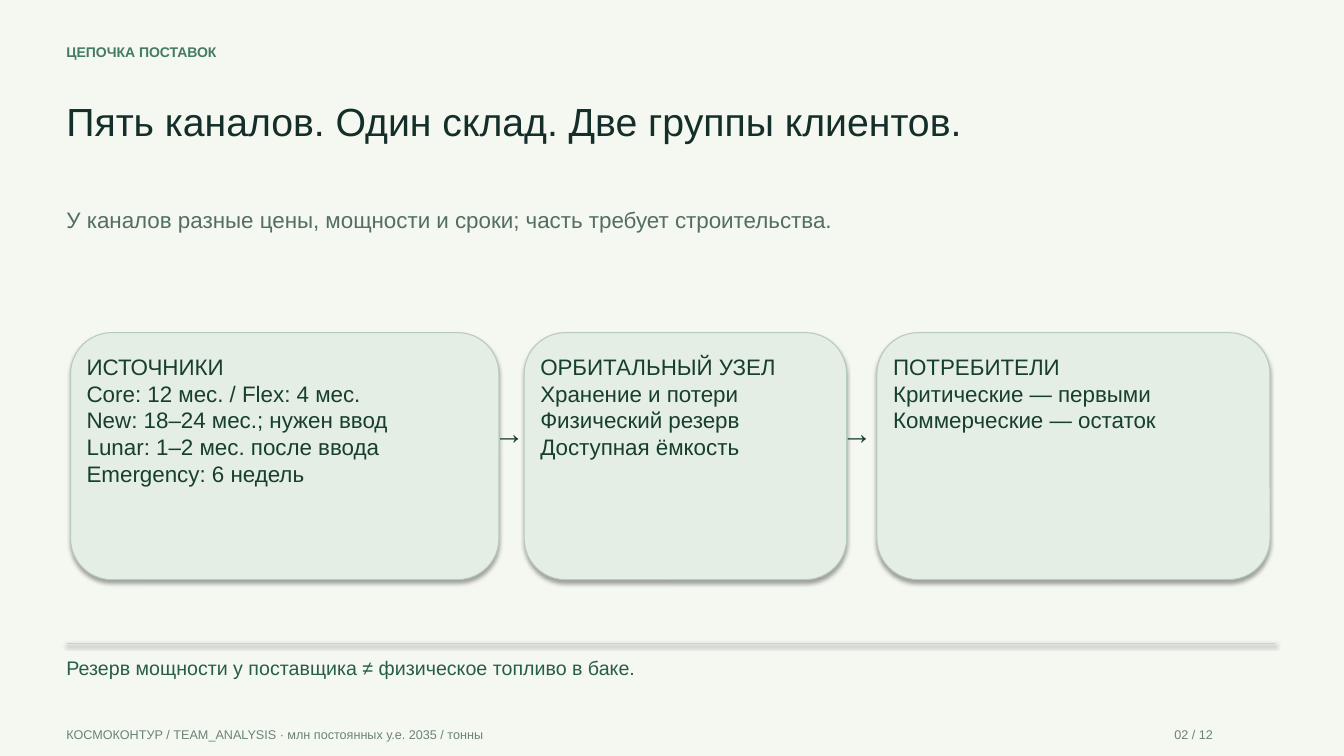
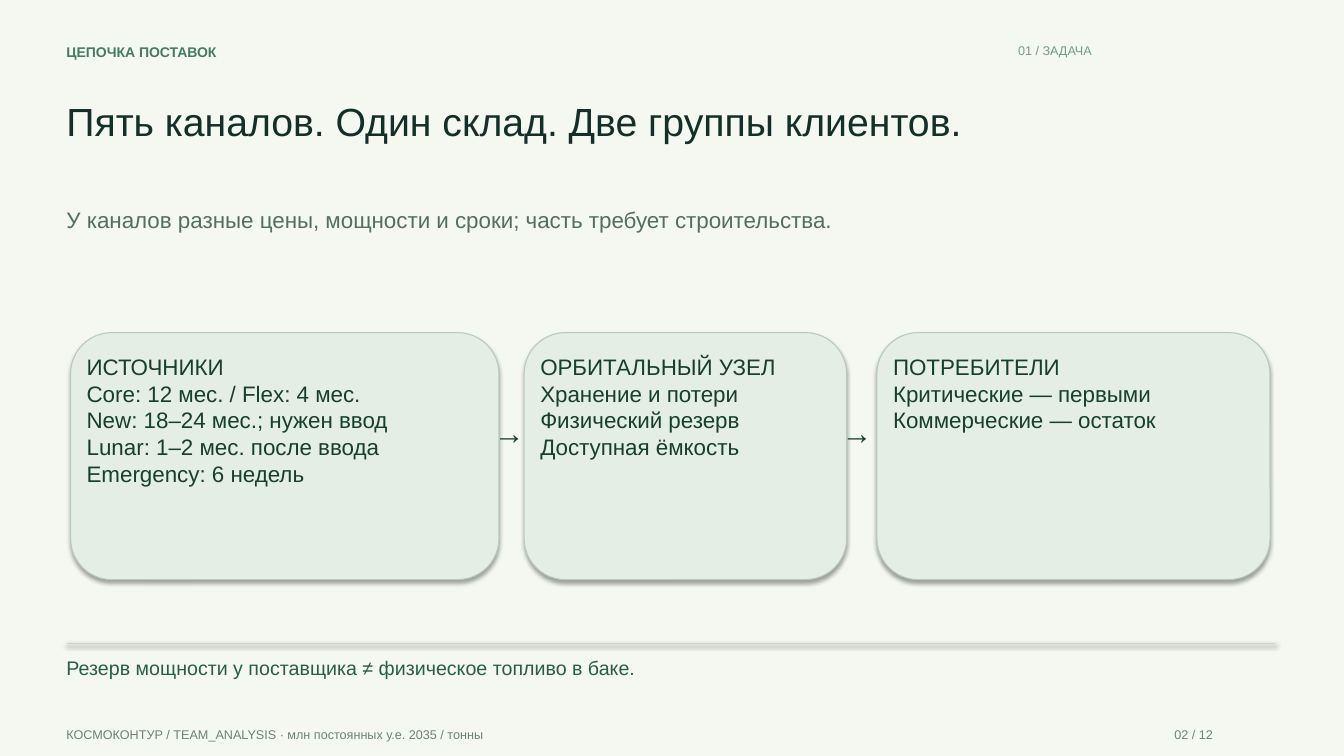
Before and after one commit to overbaffe1/CosmoH, a slide deck: slide 2 of solutions/fuel-contour/docs/PRESENTATION.pptx. Drawn at 1344x756 pixels with LibreOffice and Linux fonts; fonts in the diff are those of the drawing. Boxes give left, top, right and bottom in pixels: in the first picture for what was removed or moved away, otherwise in the second. Text is boxed around its words. In the diff, an @@ line names an element or a change of style, - is before the commit and + after.

```diff
--- a/solutions/fuel-contour/docs/PRESENTATION.pptx
+++ b/solutions/fuel-contour/docs/PRESENTATION.pptx
@@ text added at bbox=[1018, 46, 1092, 58], 9 pt, text #729B8A @@
+01 / ЗАДАЧА
```
Also in this commit, not shown: 9 other slides changed, 2 slides added, 2 slides removed, 13 other files.
